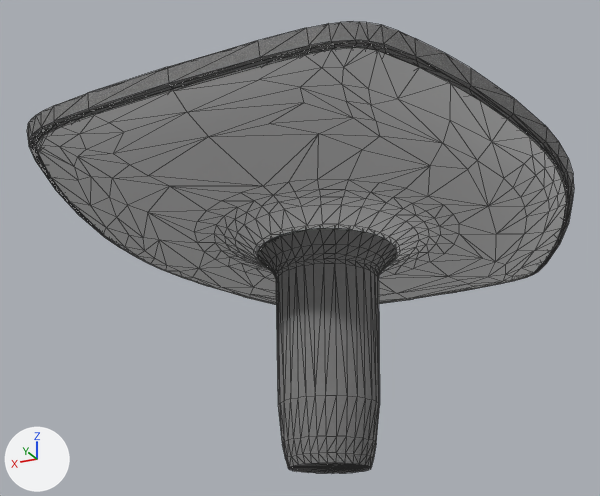
The Blender file Beleuchtung/Lampen/blender/DL30.blend: old version first, new version second.
Camera for both pictures: a 50 mm camera at (-0.342, 0.747, -0.103) aimed at (0.013, 0.037, 0.217). Every picture has the same lights, and +X, +Y and +Z are marked at lower left. Mesh edges are drawn as thin lines.

Names of what the first picture shows: 'Siteco DL 30'.
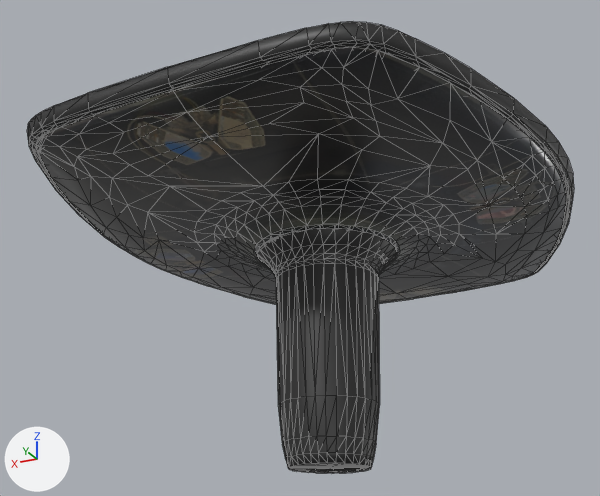
Pixel boxes (x1, y1, x2, y2) of what changed, in the pictures (600 x 496 px; the box of a moved part takes in the faces that stretch with it):
```json
{"object": "Siteco DL 30", "change": "surface changed, reshaped", "before": [27, 22, 574, 473], "after": [27, 22, 574, 473], "on screen": "grey to black"}
{"part": 1, "of": "me_5xa5132t1b08a3", "change": "moved or reshaped", "before": [36, 45, 473, 304], "after": [36, 45, 473, 304]}
{"part": 2, "of": "me_5xa5132t1b08a3", "change": "recoloured", "before": [43, 49, 566, 304], "after": [43, 49, 566, 304], "on screen": "grey to black"}
```

Edits to the scene script, one JSON object a line:
```json
{"op": "add", "block": "img_dl_30_jpg", "code": ["img_dl_30_jpg = load_image('DL_30.jpg', '../textures/DL_30.jpg', 787, 667, 'sRGB')"]}
{"op": "add", "block": "img_plastik_schwarz_1k_jpg", "code": ["img_plastik_schwarz_1k_jpg = load_image('Plastik_schwarz_1k.jpg', '../textures/Plastik_schwarz_1k.jpg', 1024, 1024, 'sRGB')"]}
{"op": "set", "path": "mat_plastik_grau.roughness", "old": "0.955", "new": "0.5"}
{"op": "set", "path": "mat_plastik_grau.texture", "old": "img_plastik_grau_1k_jpg", "new": "img_plastik_schwarz_1k_jpg"}
{"op": "set", "path": "mat_plastik_grau.metallic", "old": "0.0", "new": "0.4"}
{"op": "set", "path": "mat_plastik_grau.specular_ior_level", "old": "0.729", "new": "0.99"}
{"op": "add", "block": "mat_dl_30", "code": ["mat_dl_30 = principled_material('DL_30')", "mat_dl_30.texture = img_dl_30_jpg", "mat_dl_30.metallic = 0.1", "mat_dl_30.roughness = 0.3", "mat_dl_30.specular_ior_level = 0.99"]}
{"block": "me_5xa5132t1b08a3", "where": "# used by ob_siteco_dl_30; location = (0.0, 0.0, 0.0)"}
{"op": "remove", "block": "me_5xa5132t1b08a3", "code": "me_5xa5132t1b08a3.from_pydata(...)  # 1318 vertices, 2571 faces; spans x -0.255..0.255, y -0.297..0.297, z 0.0..0.299"}
{"op": "add", "block": "me_5xa5132t1b08a3", "code": "me_5xa5132t1b08a3.from_pydata(...)  # 1286 vertices, 2531 faces; spans x -0.255..0.255, y -0.297..0.297, z 0.0..0.299"}
{"block": "me_5xa5132t1b08a3", "change": "me_5xa5132t1b08a3 part 1"}
{"block": "me_5xa5132t1b08a3", "change": "32 vertices are removed from x -0.184..0.165, y -0.267..0.276, z 0.219..0.288"}
{"block": "me_5xa5132t1b08a3", "change": "124 faces are deleted"}
{"block": "me_5xa5132t1b08a3", "change": "11 new faces join them, mat_plastik_grau (picture img_plastik_schwarz_1k_jpg)"}
{"block": "me_5xa5132t1b08a3", "change": "26 new faces join them, mat_dl_30 (picture img_dl_30_jpg)"}
{"block": "me_5xa5132t1b08a3", "change": "47 new faces join them, mat_die_cast_aluminum (picture img_grau_körnung_jpg)"}
{"block": "me_5xa5132t1b08a3", "change": "me_5xa5132t1b08a3 part 2: 795 faces spanning x -0.245..0.245, y -0.288..0.288, z 0.219..0.266 switch from mat_lampe_selbstleuc (picture img_weiss_jpg_006) to mat_dl_30 (picture img_dl_30_jpg)"}
```
